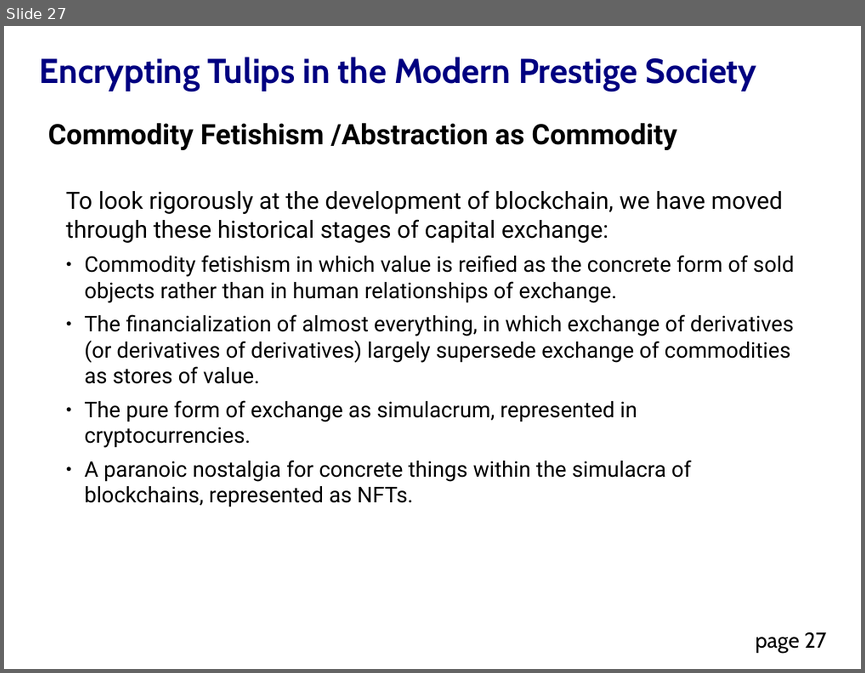
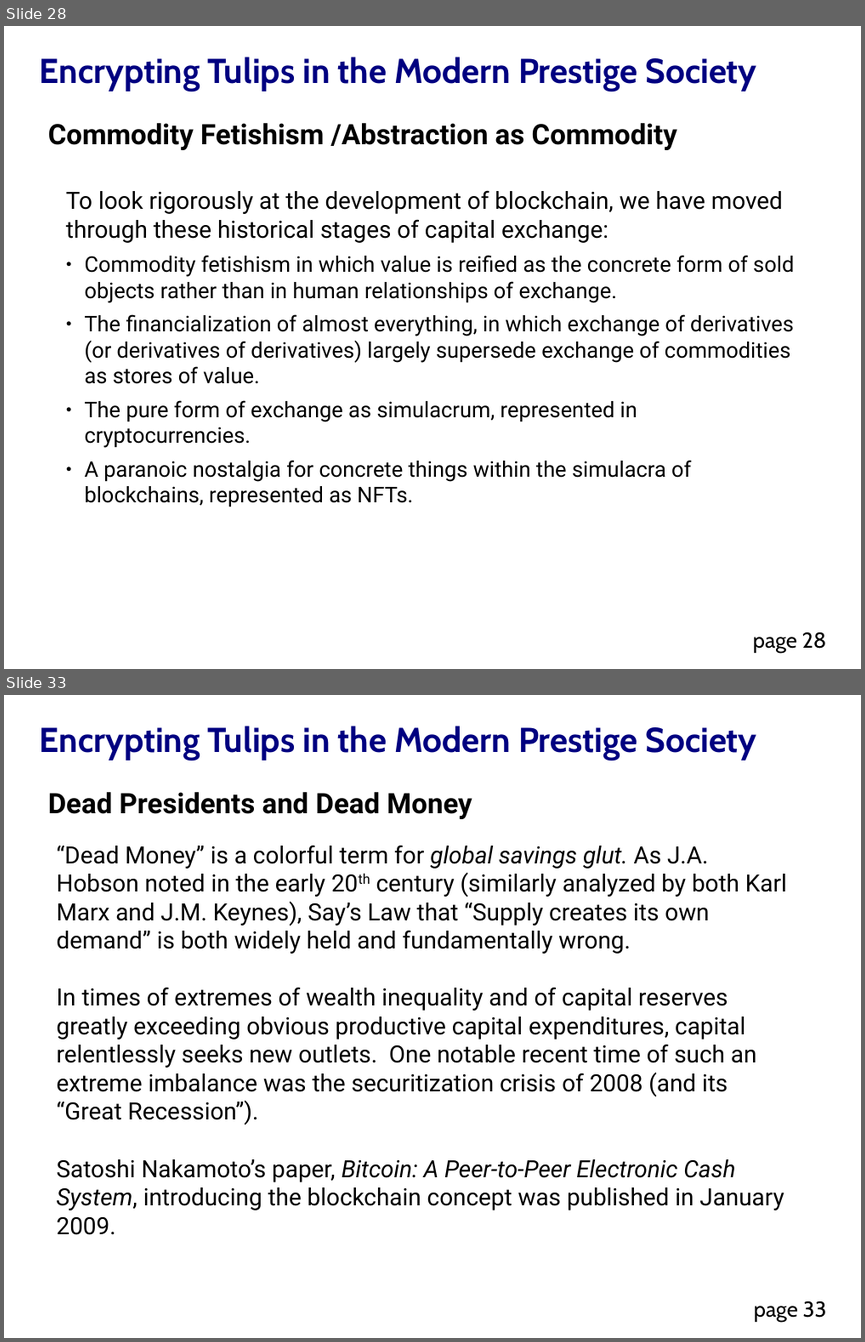
Before and after one commit to DavidMertz/Encrypting_Tulips, a slide deck: Encrypting_Tulips.odp. Shown one above the other, each under a label of ours: slide 27 before the commit, slides 28 and 33 after it; the slides between them are not shown. The pictures are 865x673 and 865x1342 pixels, drawn with LibreOffice and Linux fonts; fonts in the diff are those of the drawing. Boxes give left, top, right and bottom in pixels: in the first picture for what was removed or moved away, otherwise in the second. Text is boxed around its words. In the diff, an @@ line names an element or a change of style, - is before the commit and + after.

```diff
--- a/Encrypting_Tulips.odp
+++ b/Encrypting_Tulips.odp
@@ slide 33 added at box(4, 695, 861, 1338), background #FFFFFF; not listed: 2 template elements that a slide beside it also shows @@
@@ text added at box(48, 792, 472, 819), 26 pt, text #000000, bold @@
+Dead Presidents and Dead Money
@@ text added at box(57, 845, 787, 1235), 22 pt, text #000000 @@
+“Dead Money” is a colorful term for global savings glut. As J.A. Hobson noted in the early 20th century (similarly analyzed by both Karl Marx and J.M. Keynes), Say’s Law that “Supply creates its own demand” is both widely held and fundamentally wrong.
+In times of extremes of wealth inequality and of capital reserves greatly exceeding obvious productive capital expenditures, capital relentlessly seeks new outlets. One notable recent time of such an extreme imbalance was the securitization crisis of 2008 (and its “Great Recession”).
+Satoshi Nakamoto’s paper, Bitcoin: A Peer-to-Peer Electronic Cash System, introducing the blockchain concept was published in January 2009.
@@ what was slide 27 is now slide 28 @@
@@ page number at box(753, 632, 827, 652): text changed @@
-page 27
+page 28
```
Also in this commit, not shown: 5 slides changed, 5 other slides added, 1 slide removed, 5 other files.
